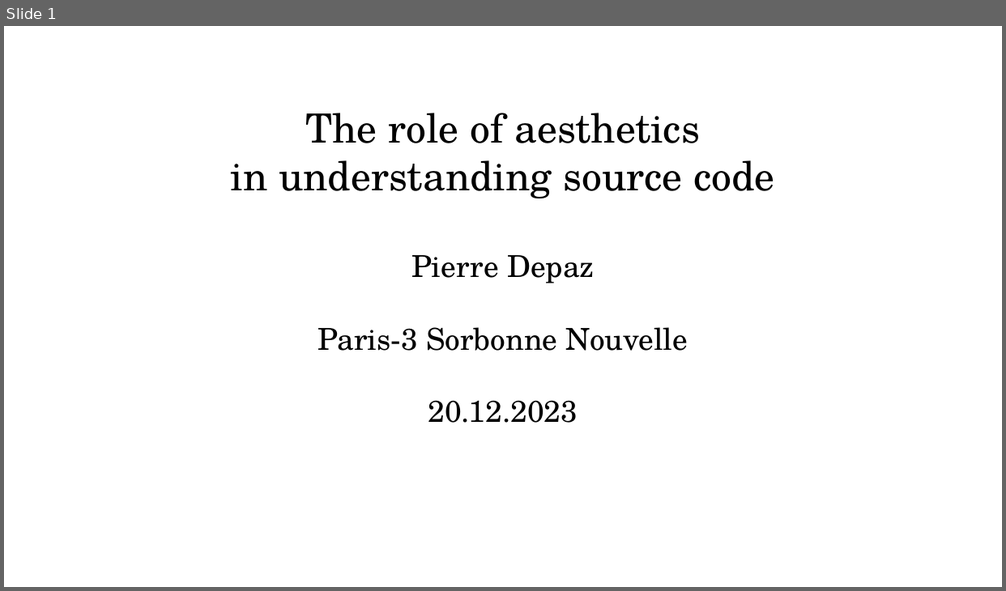
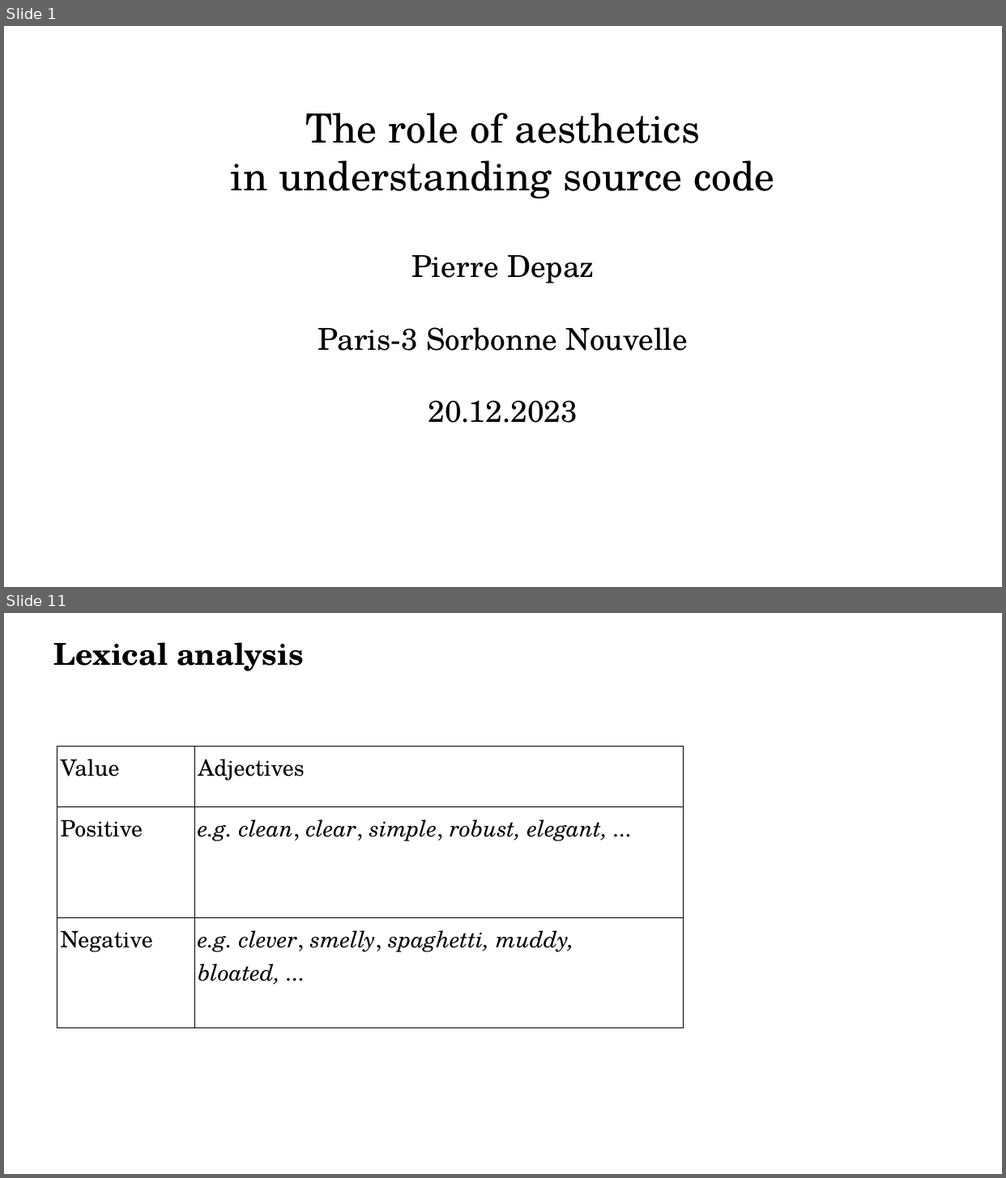
Before and after one commit to periode/thesis, a slide deck: jury/soutenance/Soutenance.odp. Shown one above the other, each under a label of ours: slide 1 before the commit, slides 1 and 11 after it; the slides between them are not shown. The pictures are 1006x591 and 1006x1178 pixels, drawn with LibreOffice and Linux fonts; fonts in the diff are those of the drawing. Boxes give left, top, right and bottom in pixels: in the first picture for what was removed or moved away, otherwise in the second. Text is boxed around its words. In the diff, an @@ line names an element or a change of style, - is before the commit and + after.

```diff
--- a/jury/soutenance/Soutenance.odp
+++ b/jury/soutenance/Soutenance.odp
@@ slide 11 added at (4, 613, 1002, 1174), background #FFFFFF @@
@@ title added at (54, 642, 304, 671), 24 pt, text #000000, bold @@
+Lexical analysis
@@ table added at (57, 746, 683, 1029), 3 rows, 2 columns @@
+Value | Adjectives
+Positive | e.g. clean, clear, simple, robust, elegant, ...
+Negative | e.g. clever, smelly, spaghetti, muddy, bloated, ...
```
Also in this commit, not shown: 12 slides changed, 23 other slides added, 12 slides removed, 7 other files.
